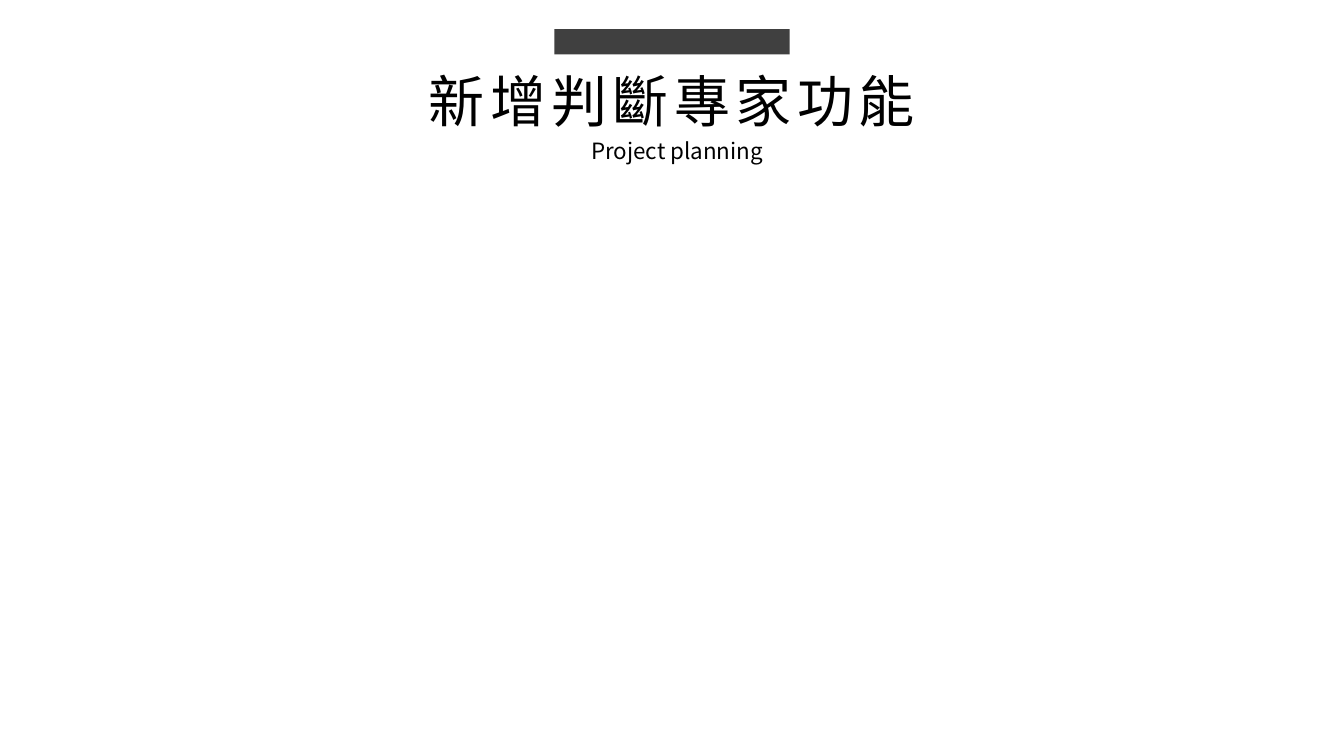
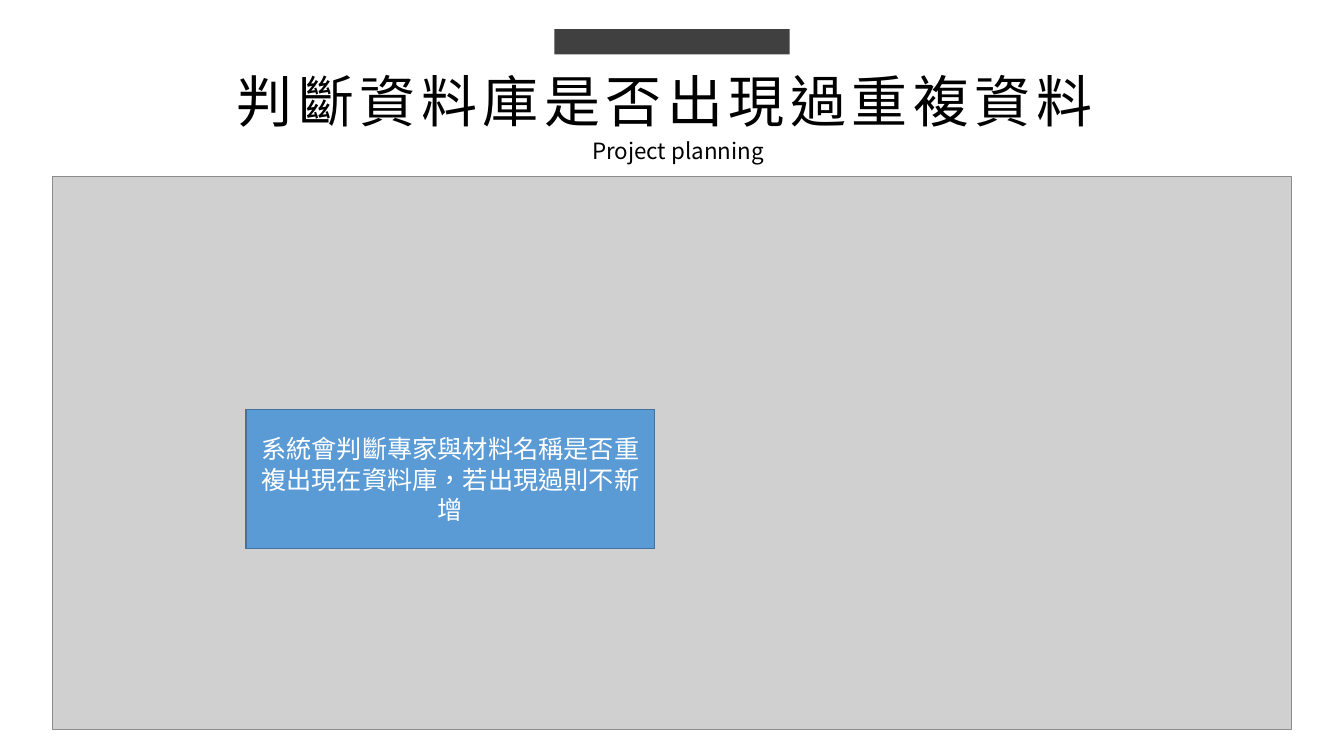
Before and after one commit to king637324/KnowledgeGreenhouseSystem, a slide deck: slide 3 of 工作日報_葉柏漢/2021.10/2021.10.06(加班)_2021.10.07工作日報_葉柏漢.pptx. Drawn at 1344x756 pixels with LibreOffice and Linux fonts; fonts in the diff are those of the drawing; grey boxes stand for pictures. Boxes give left, top, right and bottom in pixels: in the first picture for what was removed or moved away, otherwise in the second. Text is boxed around its words. In the diff, an @@ line names an element or a change of style, - is before the commit and + after.

```diff
--- a/工作日報_葉柏漢/2021.10/2021.10.06(加班)_2021.10.07工作日報_葉柏漢.pptx
+++ b/工作日報_葉柏漢/2021.10/2021.10.06(加班)_2021.10.07工作日報_葉柏漢.pptx
@@ text at <box>237,75,1092,127</box>: text changed @@
-新增判斷專家功能
+判斷資料庫是否出現過重複資料
@@ picture added at <box>52,176,1292,729</box> @@
@@ rectangle added at <box>246,410,655,548</box>, fill #5B9BD5, outline #43739E 1 pt, 18 pt, text #FFFFFF @@
+系統會判斷專家與材料名稱是否重複出現在資料庫，若出現過則不新增
```
Also in this commit, not shown: 1 other slide changed, 1 slide added, 5 other files.
